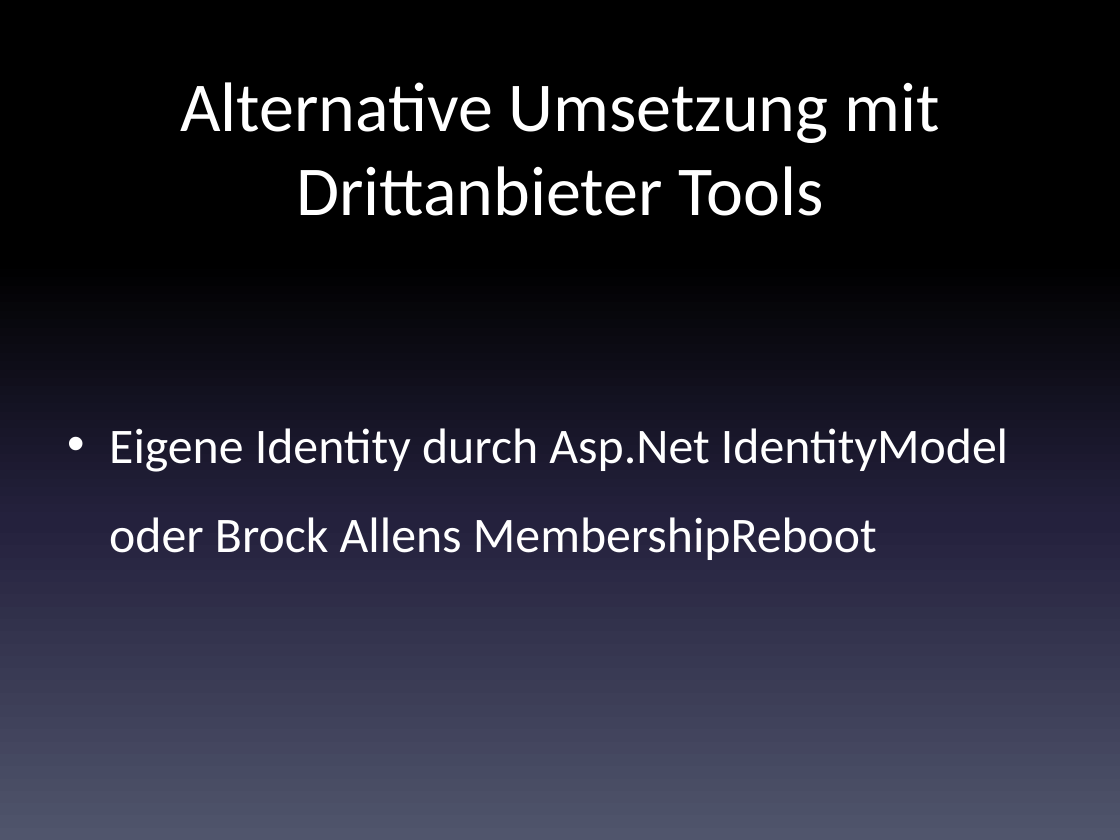
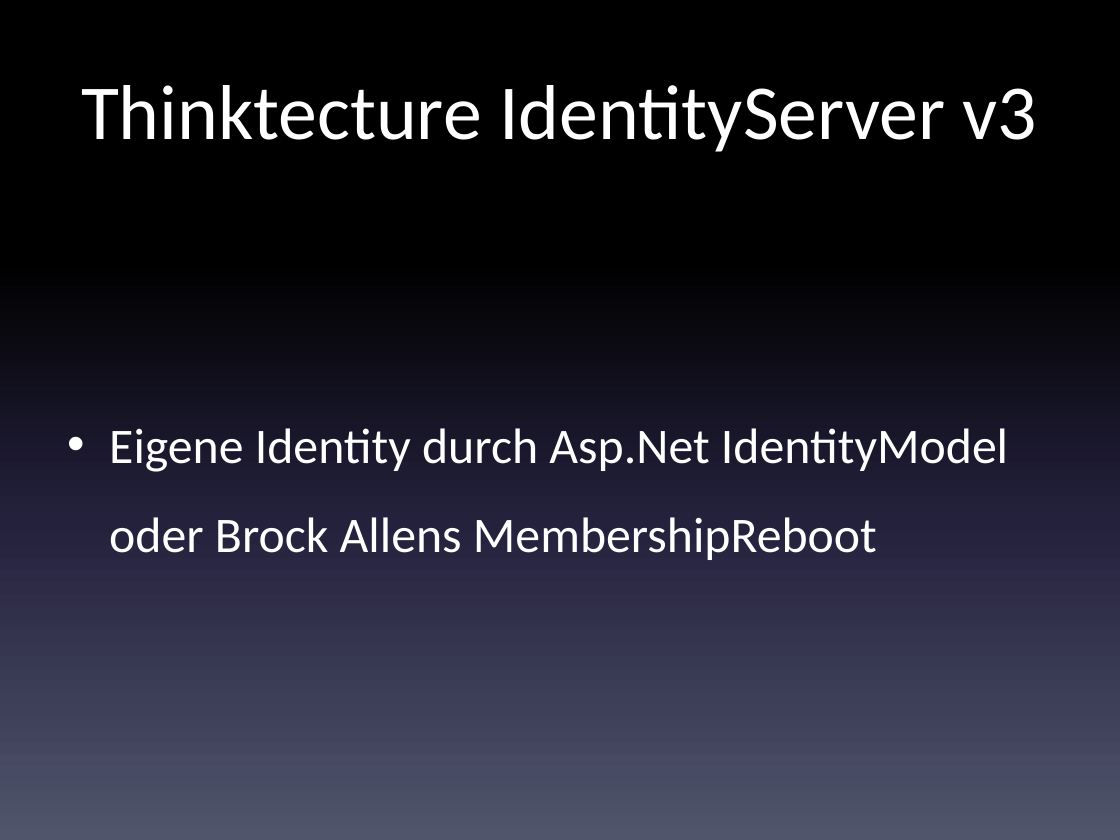
Before and after one commit to code-nirvana/oauth2_opidc_dwx2014, a slide deck: slide 114 of OAuth2_OpenIdConnect.pptx (slide 135 before the commit). Drawn at 1120x840 pixels with LibreOffice and Linux fonts; fonts in the diff are those of the drawing. Boxes give left, top, right and bottom in pixels: in the first picture for what was removed or moved away, otherwise in the second. Text is boxed around its words. In the diff, an @@ line names an element or a change of style, - is before the commit and + after.

```diff
--- a/OAuth2_OpenIdConnect.pptx
+++ b/OAuth2_OpenIdConnect.pptx
@@ title at (x1=81, y1=85, x2=1037, y2=152): text changed; size 45 to 50 pt @@
-Alternative Umsetzung mit Drittanbieter Tools
+Thinktecture IdentityServer v3
```
Also in this commit, not shown: 24 other slides changed, 2 slides added, 22 slides removed.
